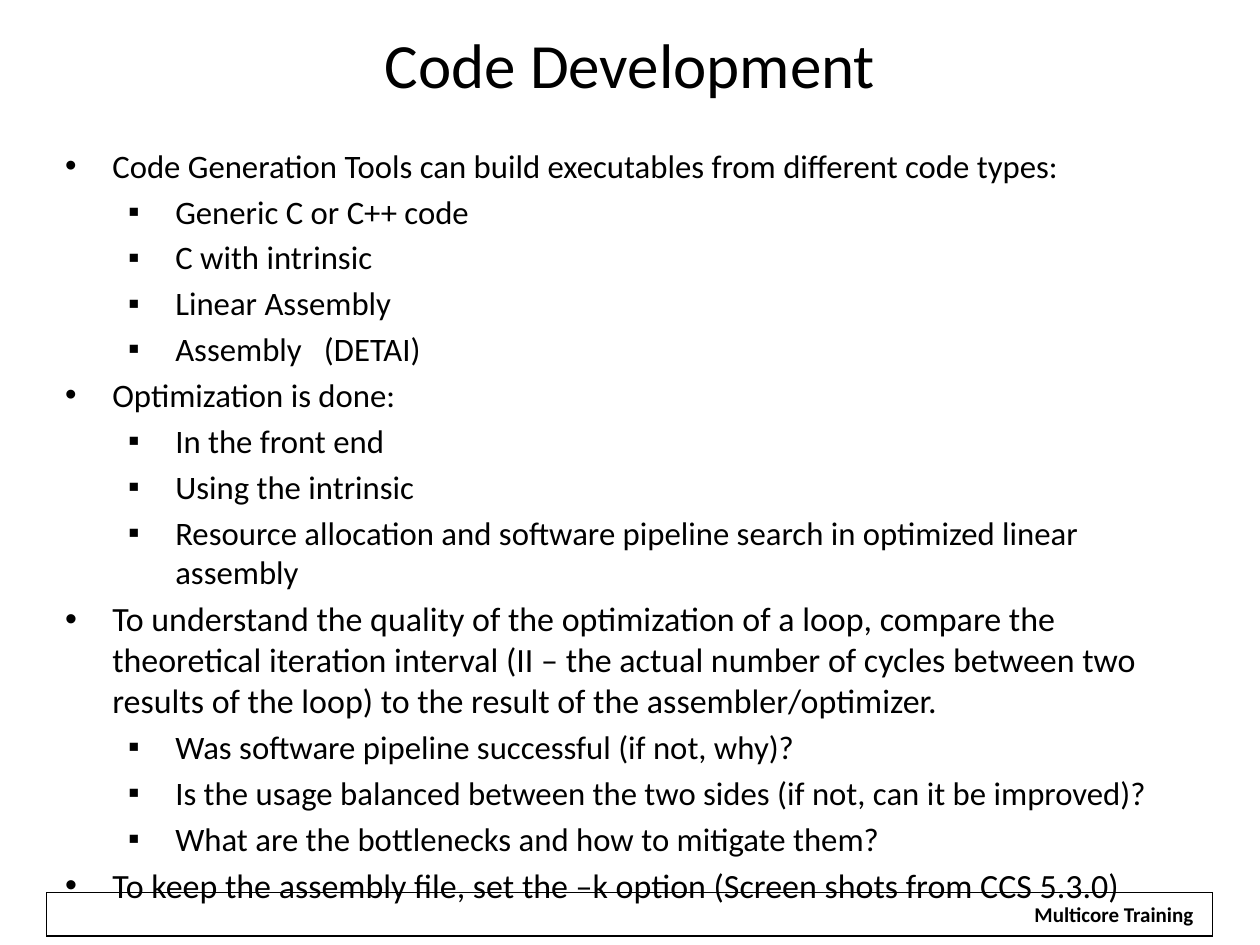
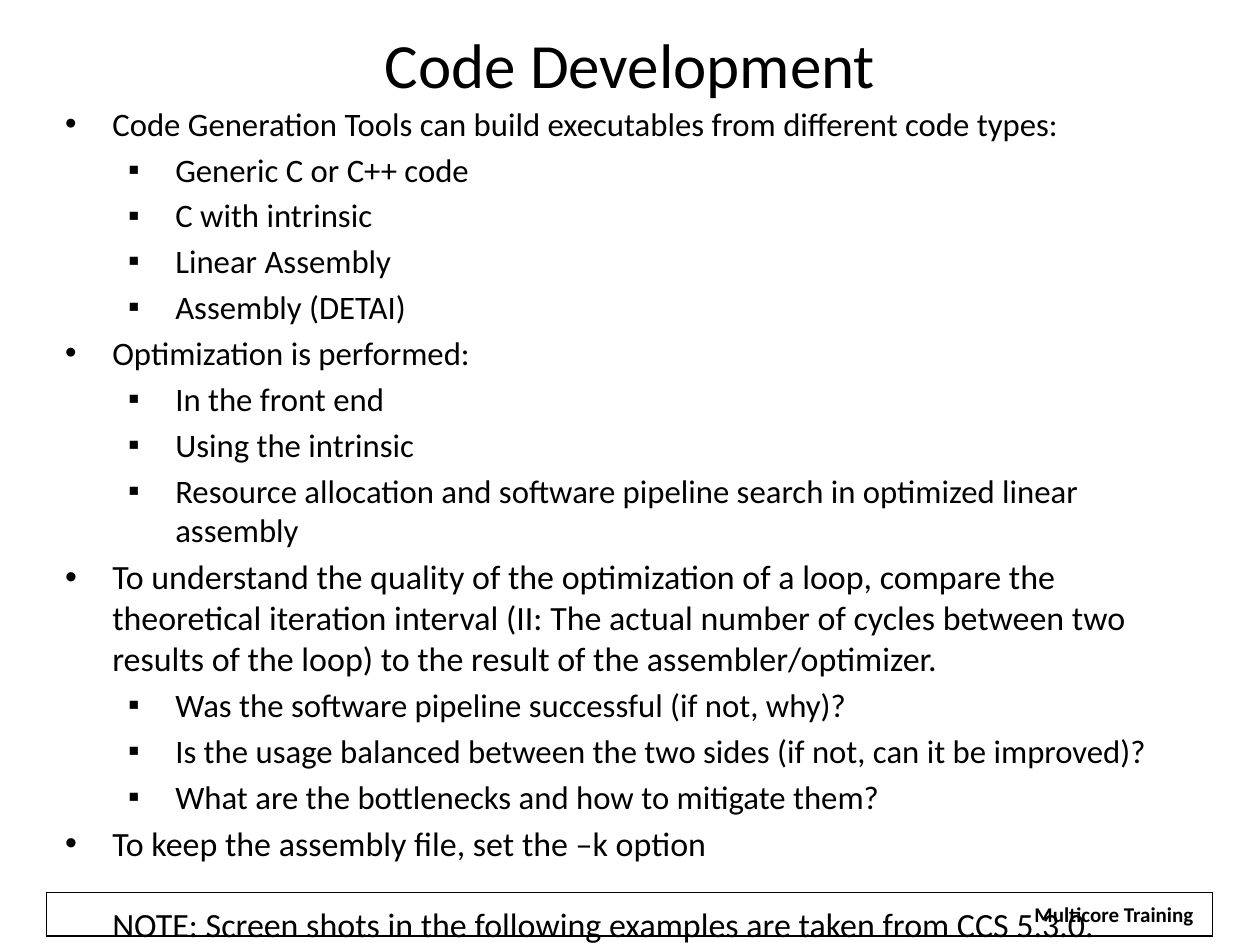
Before and after one commit to hari1989/keystone-workshop, a slide deck: slide 20 of slides/KeyStone Optimization.pptx. Drawn at 1260x945 pixels with LibreOffice and Linux fonts; fonts in the diff are those of the drawing; background and template pictures are left out. Boxes give left, top, right and bottom in pixels: in the first picture for what was removed or moved away, otherwise in the second. Text is boxed around its words. In the diff, an @@ line names an element or a change of style, - is before the commit and + after.

```diff
--- a/slides/KeyStone Optimization.pptx
+++ b/slides/KeyStone Optimization.pptx
@@ text "Code Generation Tools can build ...": place and size @@
-text "Code Generation Tools can build ..." at [112, 155, 1146, 903]
+text "Code Generation Tools can build ..." at [112, 113, 1146, 943]
@@ text at [112, 342, 469, 371]: text changed @@
-  • Optimization is done:
+  • Optimization is performed:
@@ text at [112, 565, 1125, 723]: text changed @@
-  • To understand the quality of the optimization of a loop, compare the theoretical iteration interval (II – the actual number of cycles between two results of the loop) to the result of the assembler/optimizer.
-    ▪ Was software pipeline successful (if not, why)?
+  • To understand the quality of the optimization of a loop, compare the theoretical iteration interval (II: The actual number of cycles between two results of the loop) to the result of the assembler/optimizer.
+    ▪ Was the software pipeline successful (if not, why)?
@@ text at [112, 832, 1093, 943]: text changed @@
-  • To keep the assembly file, set the –k option (Screen shots from CCS 5.3.0)
+  • To keep the assembly file, set the –k option
+    NOTE: Screen shots in the following examples are taken from CCS 5.3.0.
```
Also in this commit, not shown: 32 other slides changed, 2 slides added, 1 slide removed, 7 other files.
